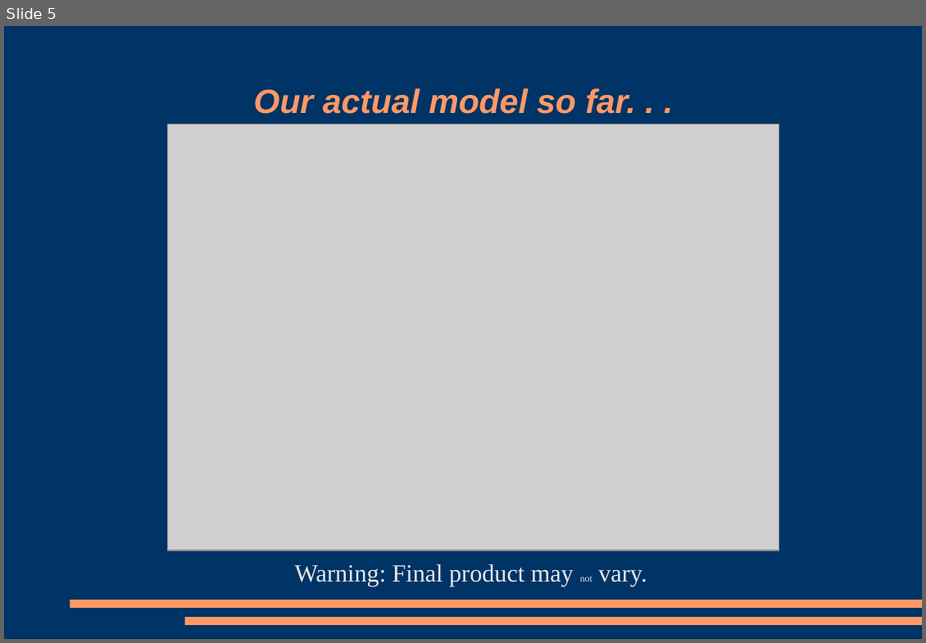
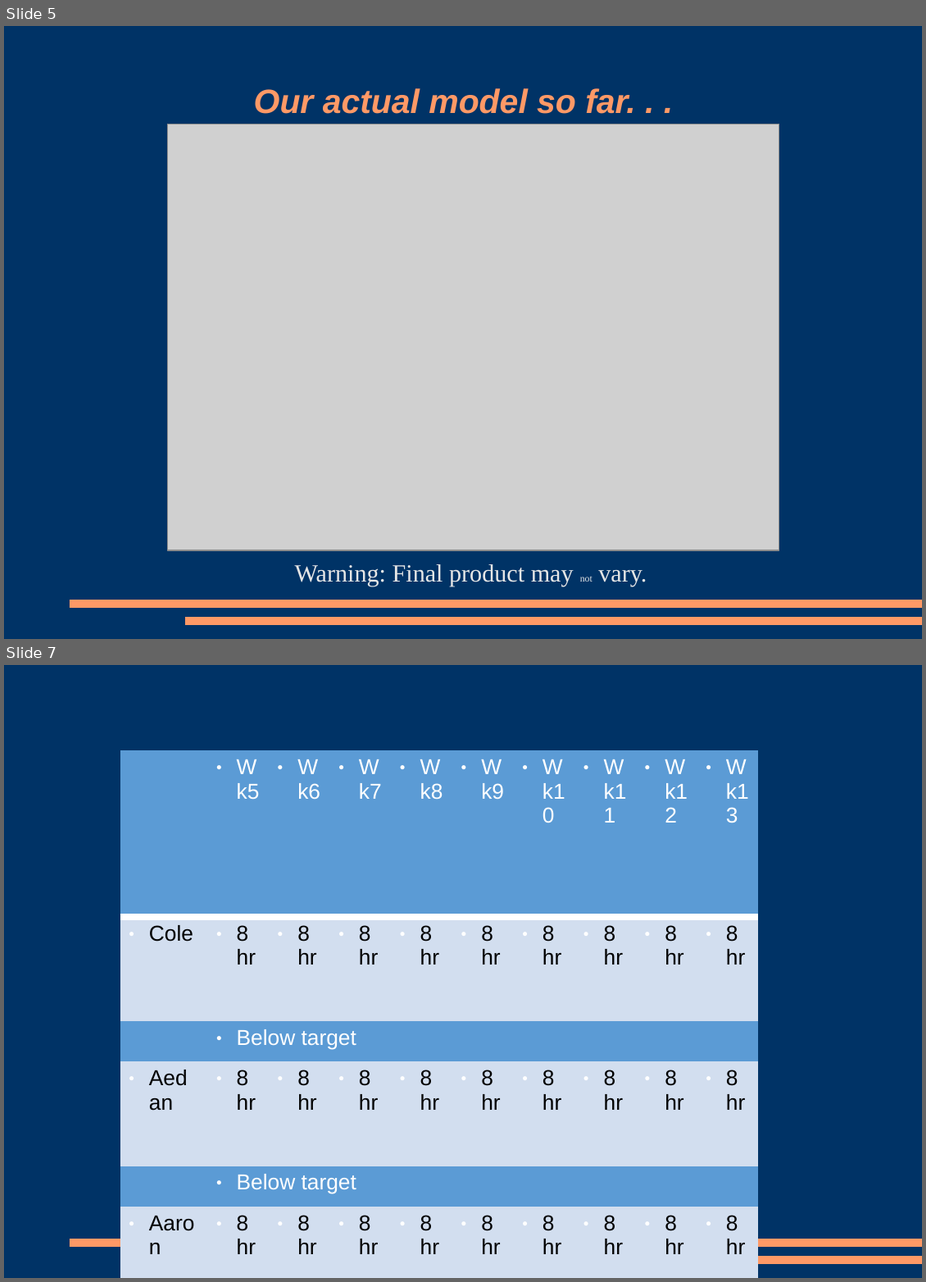
Before and after one commit to OmegaSheep/307project, a slide deck: Presentation.odp. Shown one above the other, each under a label of ours: slide 5 before the commit, slides 5 and 7 after it; the slides between them are not shown. The pictures are 926x643 and 926x1282 pixels, drawn with LibreOffice and Linux fonts; fonts in the diff are those of the drawing; grey boxes stand for pictures. Boxes give left, top, right and bottom in pixels: in the first picture for what was removed or moved away, otherwise in the second. Text is boxed around its words. In the diff, an @@ line names an element or a change of style, - is before the commit and + after.

Commit message:
added tables to progress forum slides

```diff
--- a/Presentation.odp
+++ b/Presentation.odp
@@ slide 7 added at (4,665,922,1278), background #003366; not listed: 2 template elements that a slide beside it also shows @@
@@ table added at (120,750,759,1197), 9 rows, 10 columns @@
+ | Wk5 | Wk6 | Wk7 | Wk8 | Wk9 | Wk10 | Wk11 | Wk12 | Wk13
+Cole | 8hr | 8hr | 8hr | 8hr | 8hr | 8hr | 8hr | 8hr | 8hr
+ | Below target |  |  |  |  |  |  |  | 
+Aedan | 8hr | 8hr | 8hr | 8hr | 8hr | 8hr | 8hr | 8hr | 8hr
+ | Below target |  |  |  |  |  |  |  | 
+Aaron | 8hr | 8hr | 8hr | 8hr | 8hr | 8hr | 8hr | 8hr | 8hr
+ | Below target |  |  |  |  |  |  |  | 
+Pranjali | 8hr | 8hr | 8hr | 8hr | 8hr | 8hr | 8hr | 8hr | 8hr
+ | Below target |  |  |  |  |  |  |  | 
```
Also in this commit, not shown: 4 other slides changed, 1 other slide added.
